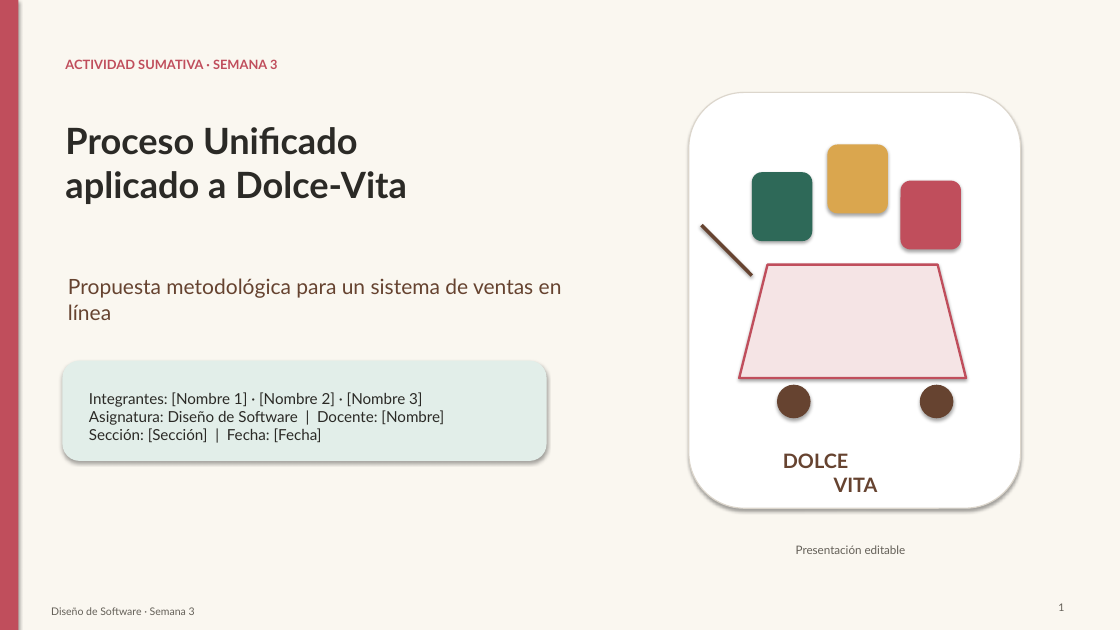
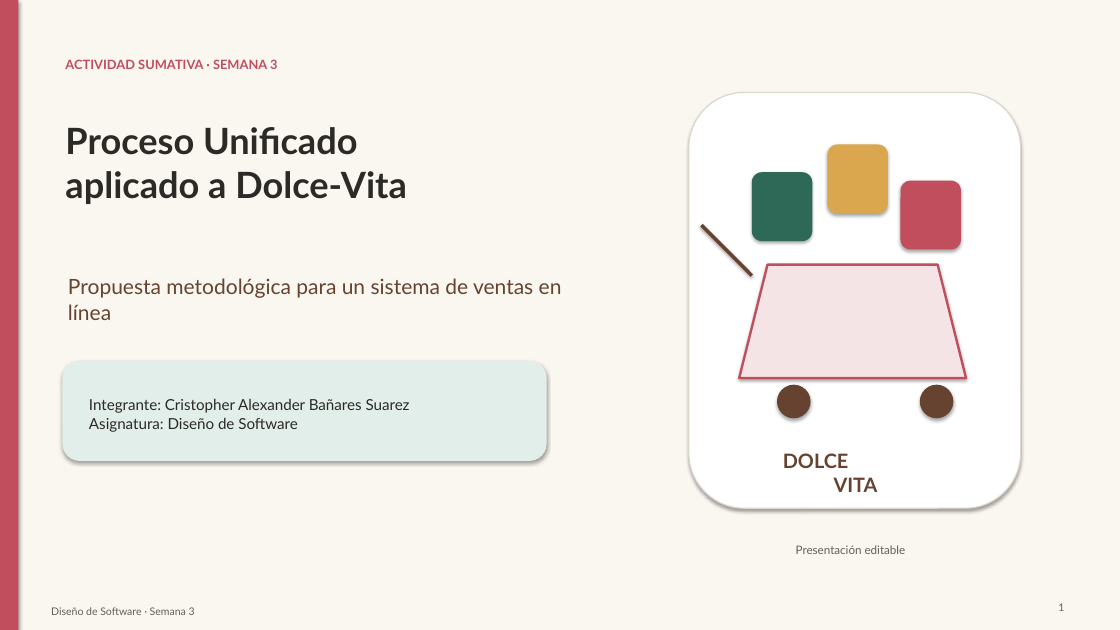
Before and after one commit to TheXKnight117/amarillo, a slide deck: slide 1 of Presentacion_Dolce_Vita_Proceso_Unificado.pptx. Drawn at 1120x630 pixels with LibreOffice and Linux fonts; fonts in the diff are those of the drawing. Boxes give left, top, right and bottom in pixels: in the first picture for what was removed or moved away, otherwise in the second. Text is boxed around its words. In the diff, an @@ line names an element or a change of style, - is before the commit and + after.

```diff
--- a/Presentacion_Dolce_Vita_Proceso_Unificado.pptx
+++ b/Presentacion_Dolce_Vita_Proceso_Unificado.pptx
@@ text at (89,399,410,432): text changed @@
-Integrantes: [Nombre 1] · [Nombre 2] · [Nombre 3]
-Asignatura: Diseño de Software | Docente: [Nombre]
-Sección: [Sección] | Fecha: [Fecha]
+Integrante: Cristopher Alexander Bañares Suarez
+Asignatura: Diseño de Software
```
Also in this commit, not shown: 2 other slides changed, 1 other file.
